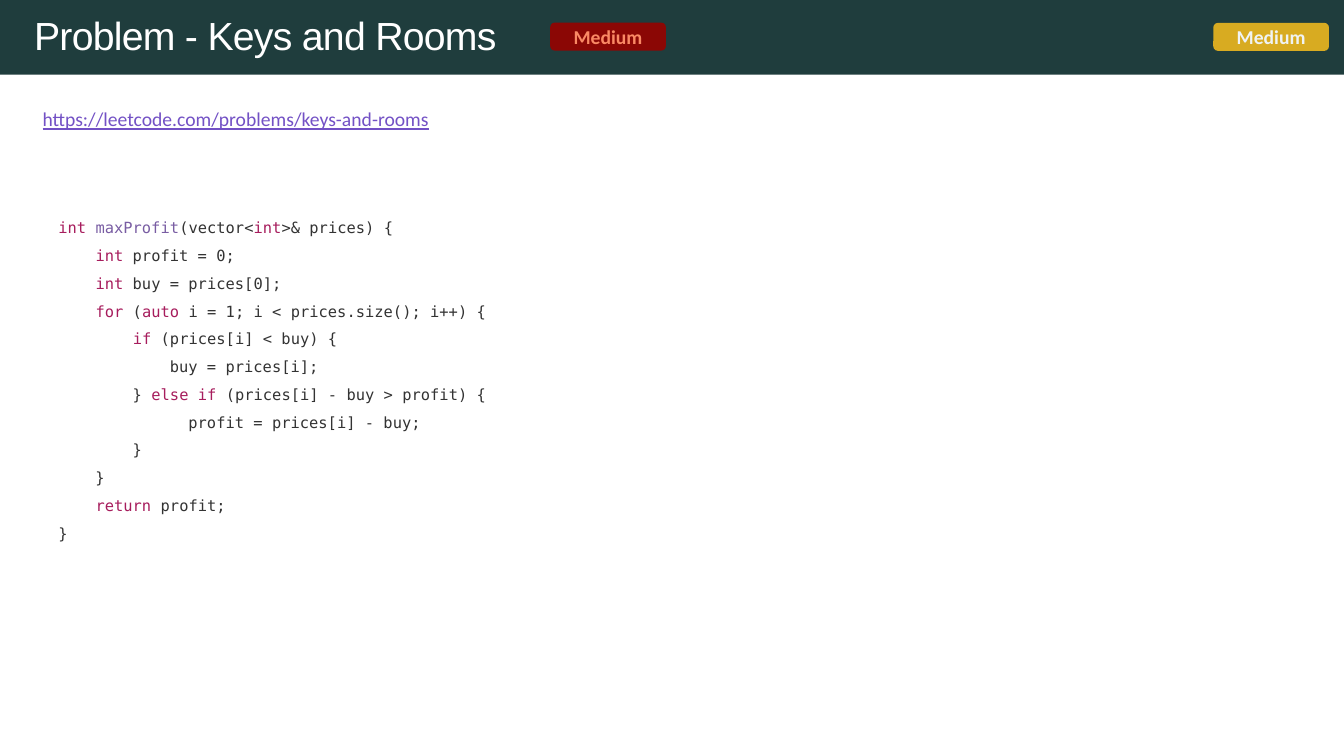
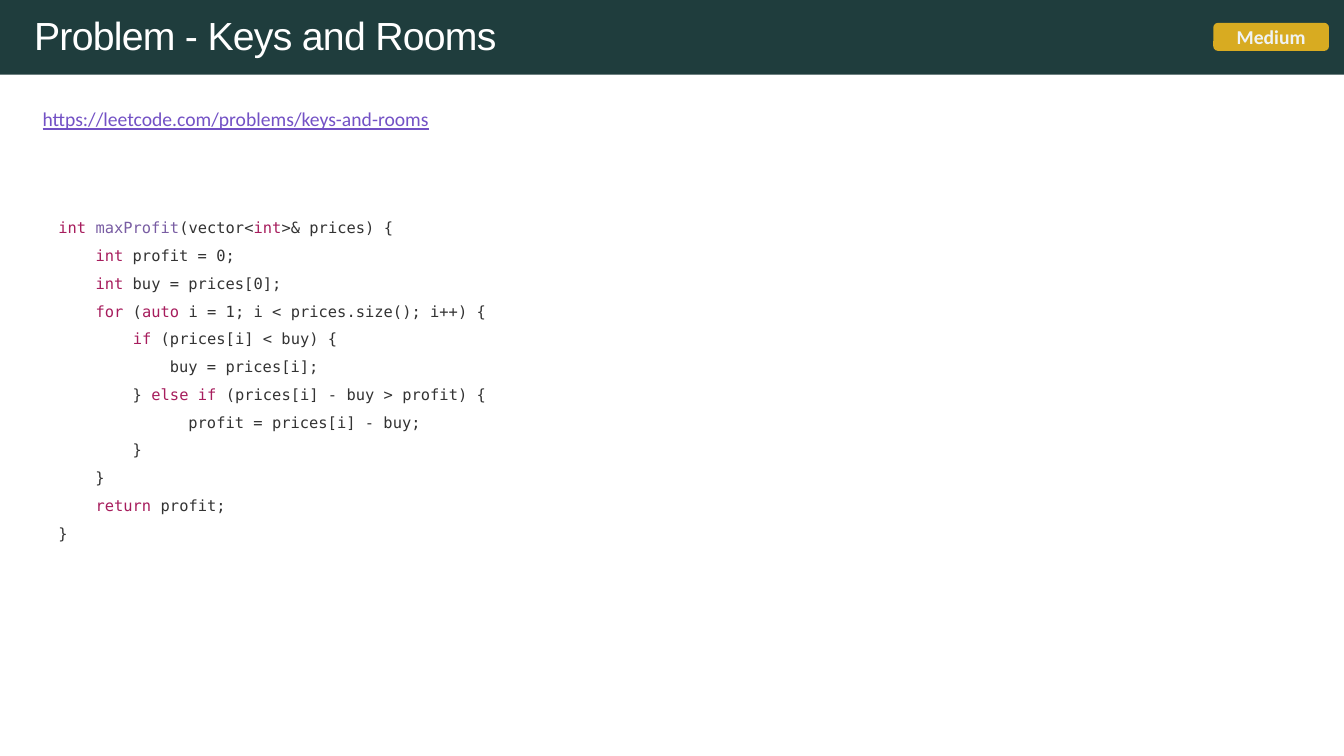
Before and after one commit to rfdavid/coding-interview-handbook-cpp, a slide deck: slide 32 of Algorithm and problem Solving Cheatsheet.pptm (slide 26 before the commit). Drawn at 1344x756 pixels with LibreOffice and Linux fonts; fonts in the diff are those of the drawing. Boxes give left, top, right and bottom in pixels: in the first picture for what was removed or moved away, otherwise in the second. Text is boxed around its words. In the diff, an @@ line names an element or a change of style, - is before the commit and + after.

```diff
--- a/Algorithm and problem Solving Cheatsheet.pptm
+++ b/Algorithm and problem Solving Cheatsheet.pptm
@@ rounded rectangle removed at (551,22,666,50) @@
-Medium
```
Also in this commit, not shown: 3 other slides changed, 11 slides added, 13 other files.
